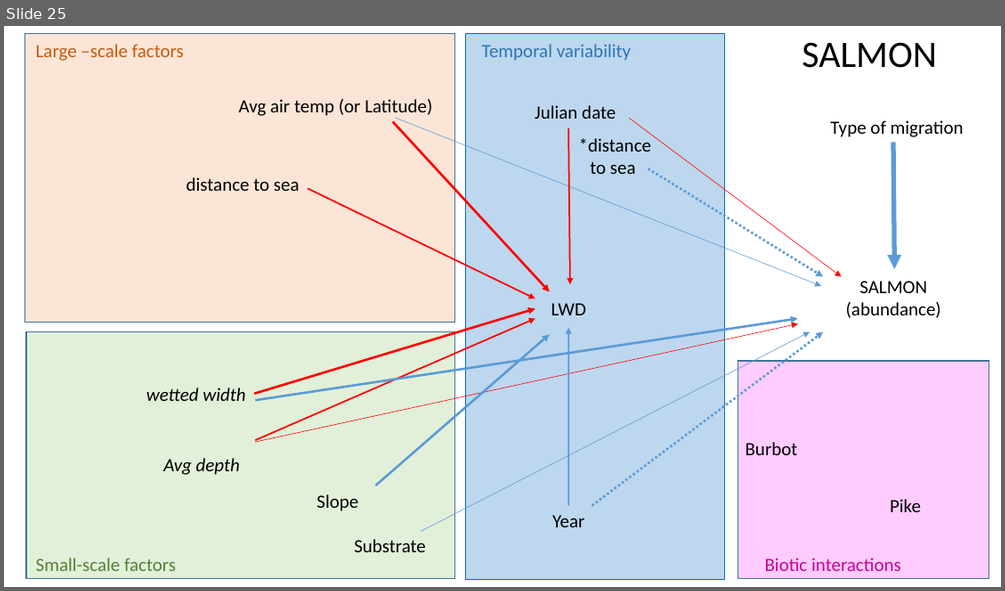
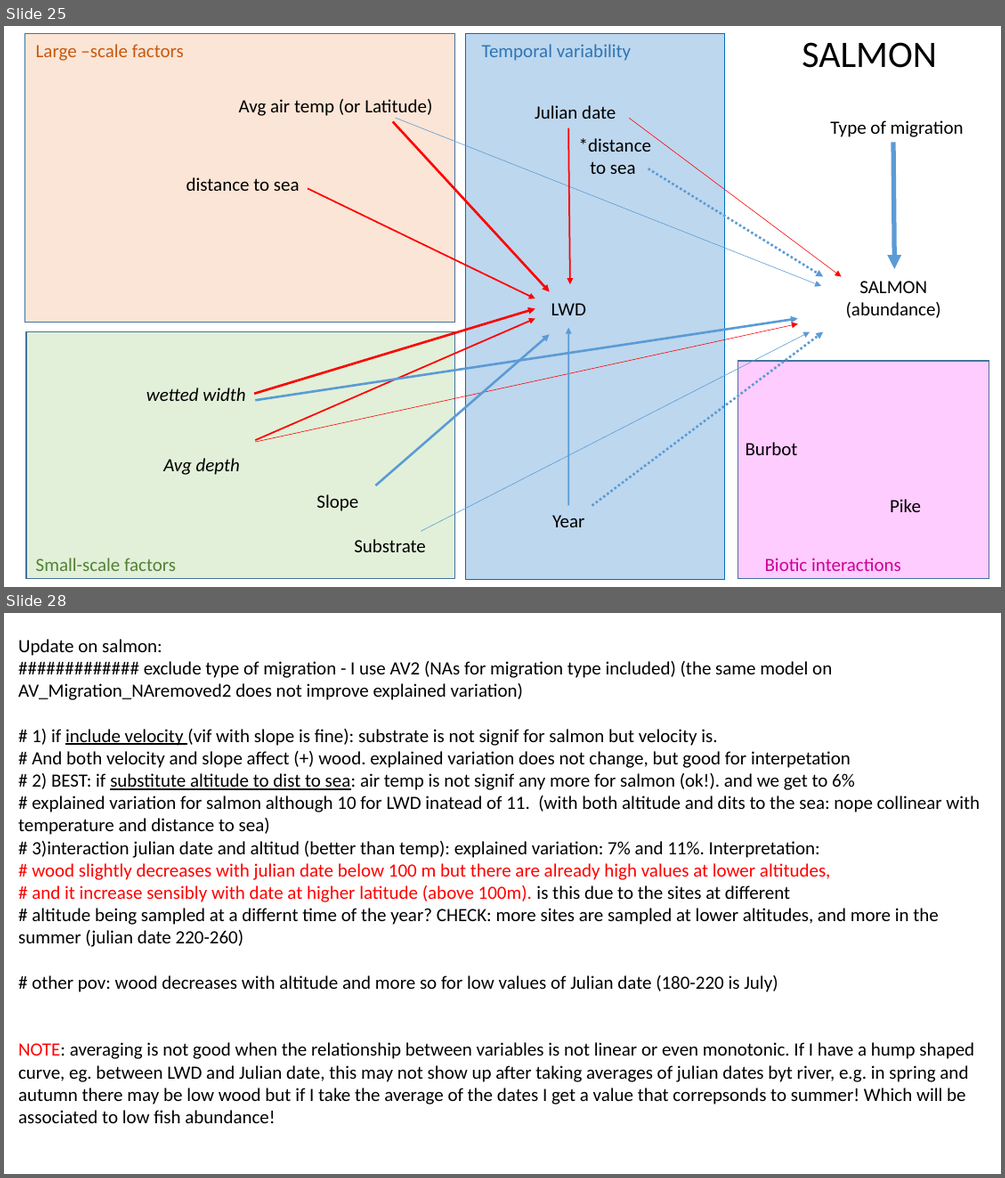
Before and after one commit to SerenaDonadi/Dod-ved, a slide deck: Electrofish data/LWD_analyses.pptx. Shown one above the other, each under a label of ours: slide 25 before the commit, slides 25 and 28 after it; the slides between them are not shown. The pictures are 1005x591 and 1005x1178 pixels, drawn with LibreOffice and Linux fonts; fonts in the diff are those of the drawing. Boxes give left, top, right and bottom in pixels: in the first picture for what was removed or moved away, otherwise in the second. Text is boxed around its words. In the diff, an @@ line names an element or a change of style, - is before the commit and + after.

Commit message:
after meeting with eriks, trying more options

```diff
--- a/Electrofish data/LWD_analyses.pptx
+++ b/Electrofish data/LWD_analyses.pptx
@@ slide 28 added at bbox=[4, 613, 1001, 1174], background #FFFFFF @@
@@ text added at bbox=[18, 639, 979, 1123], 18 pt, text #000000 @@
+Update on salmon:
+############# exclude type of migration - I use AV2 (NAs for migration type included) (the same model on AV_Migration_NAremoved2 does not improve explained variation)
+# 1) if include velocity (vif with slope is fine): substrate is not signif for salmon but velocity is.
+# And both velocity and slope affect (+) wood. explained variation does not change, but good for interpetation
+# 2) BEST: if substitute altitude to dist to sea: air temp is not signif any more for salmon (ok!). and we get to 6%
+# explained variation for salmon although 10 for LWD inatead of 11. (with both altitude and dits to the sea: nope collinear with temperature and distance to sea)
+# 3)interaction julian date and altitud (better than temp): explained variation: 7% and 11%. Interpretation:
+# wood slightly decreases with julian date below 100 m but there are already high values at lower altitudes,
+# and it increase sensibly with date at higher latitude (above 100m). is this due to the sites at different
+# altitude being sampled at a differnt time of the year? CHECK: more sites are sampled at lower altitudes, and more in the summer (julian date 220-260)
+# other pov: wood decreases with altitude and more so for low values of Julian date (180-220 is July)
+NOTE: averaging is not good when the relationship between variables is not linear or even monotonic. If I have a hump shaped curve, eg. between LWD and Julian date, this may not show up after taking averages of julian dates byt river, e.g. in spring and autumn there may be low wood but if I take the average of the dates I get a value that correpsonds to summer! Which will be associated to low fish abundance!
```
Also in this commit, not shown: 3 slides changed, 1 other slide added, 1 other file.
